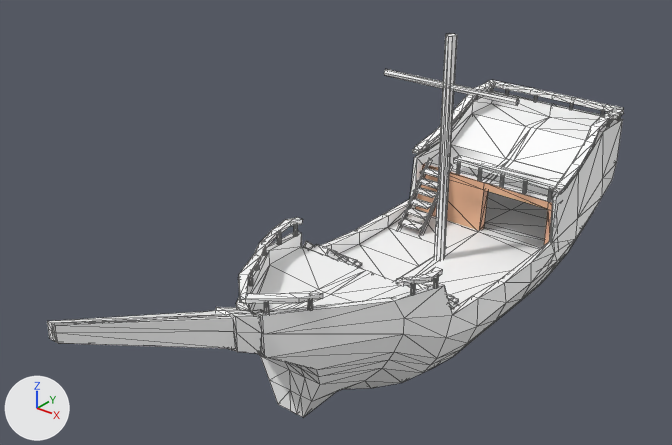
A saved change to the glTF model assets/models/items/Ship4.2.glb.
Camera for both pictures: a 50 mm lens placed at (24.1, -40.1, 20.1), pointed at (-1.8, -7.7, 0.1). The lights are fixed; the arrows at lower left show +X, +Y and +Z. Mesh edges are drawn as thin lines. Objects named as collision shapes, trigger or cutter boxes, shadow casters or lower levels of detail are left out. Where no turn or scale is listed for an object, it has been applied to the vertices. Vertices at the same position are counted once.

Objects in the first picture: 'body1'.
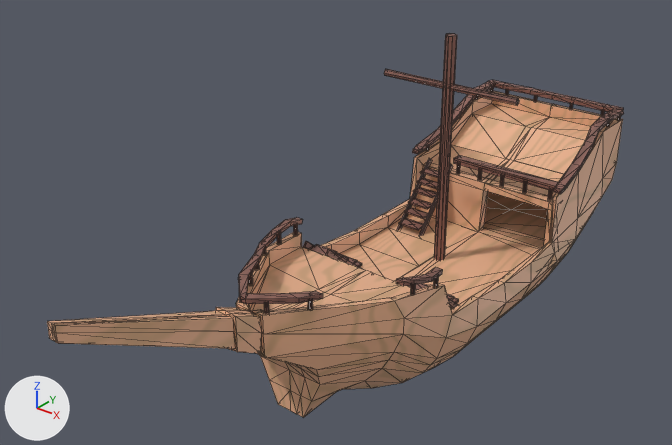
Where the change shows, as pixel boxes (x1, y1, x2, y2) in the pictures (672 x 445 px; the box of a moved part takes in the faces that stretch with it):
```json
{"object": "body1", "change": "surface changed, reshaped", "before": [47, 34, 624, 417], "after": [47, 34, 624, 417], "on screen": "white to brown"}
{"part": 1, "of": "me_torus_058", "change": "moved or reshaped", "before": [415, 164, 552, 245], "after": [415, 164, 552, 245]}
{"part": 2, "of": "me_torus_058", "change": "surface changed", "before": [47, 34, 624, 417], "after": [47, 34, 624, 417], "on screen": "white to brown"}
```

The change, as JSON lines over the scene's bpy script:
```json
{"op": "add", "block": "img_ok", "code": ["img_ok = load_image('ok', '_unpacked/ok', 1024, 1024, 'sRGB')"]}
{"op": "add", "block": "img_lol", "code": ["img_lol = load_image('lol', '_unpacked/lol', 1024, 1024, 'sRGB')"]}
{"op": "remove", "block": "mat_rail", "code": "mat_rail.base_color = (1.0, 1.0, 1.0)  # white #ffffff"}
{"op": "add", "block": "mat_rail", "code": "mat_rail.texture = img_lol"}
{"op": "remove", "block": "mat_body", "code": "mat_body.base_color = (1.0, 1.0, 1.0)  # white #ffffff"}
{"op": "add", "block": "mat_body", "code": "mat_body.texture = img_ok"}
{"block": "me_torus_058", "where": "me_torus_058.from_pydata(...)  # 1236 vertices, 2247 faces; spans x -5.1..5.0, y -25.2..11.8, z -9.3..8.3"}
{"block": "me_torus_058", "where": "# used by ob_body1; location = (0.0, 0.0, 0.0)"}
{"block": "me_torus_058", "change": "me_torus_058 part 1: 24 of 1236 vertices moved; they spanned x -4.9..4.7, y 3.7..4.4, z -4.5..-1.1 and now span x -4.9..4.7, y 3.7..4.4, z -4.5..-1.1; mean shift (0.0, 0.0, 0.0); largest move (-4.9, 4.3, -4.4) -> (4.7, 4.3, -4.5)"}
{"block": "me_torus_058", "change": "me_torus_058 part 2: 2205 kept faces spanning x -5.1..5.0, y -25.2..11.8, z -9.3..8.3 get new texture (UV) coordinates"}
{"op": "remove", "block": "me_torus_058", "code": "me_torus_058.materials.append(mat_material)  # beige #e7b08c"}
```
